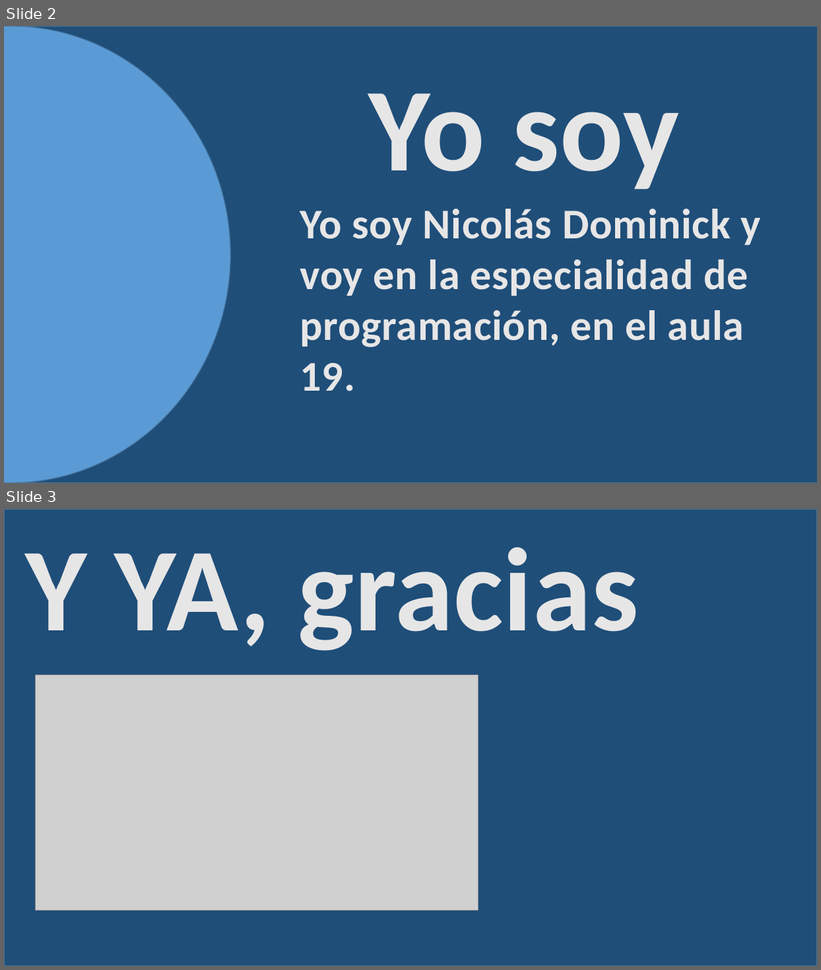
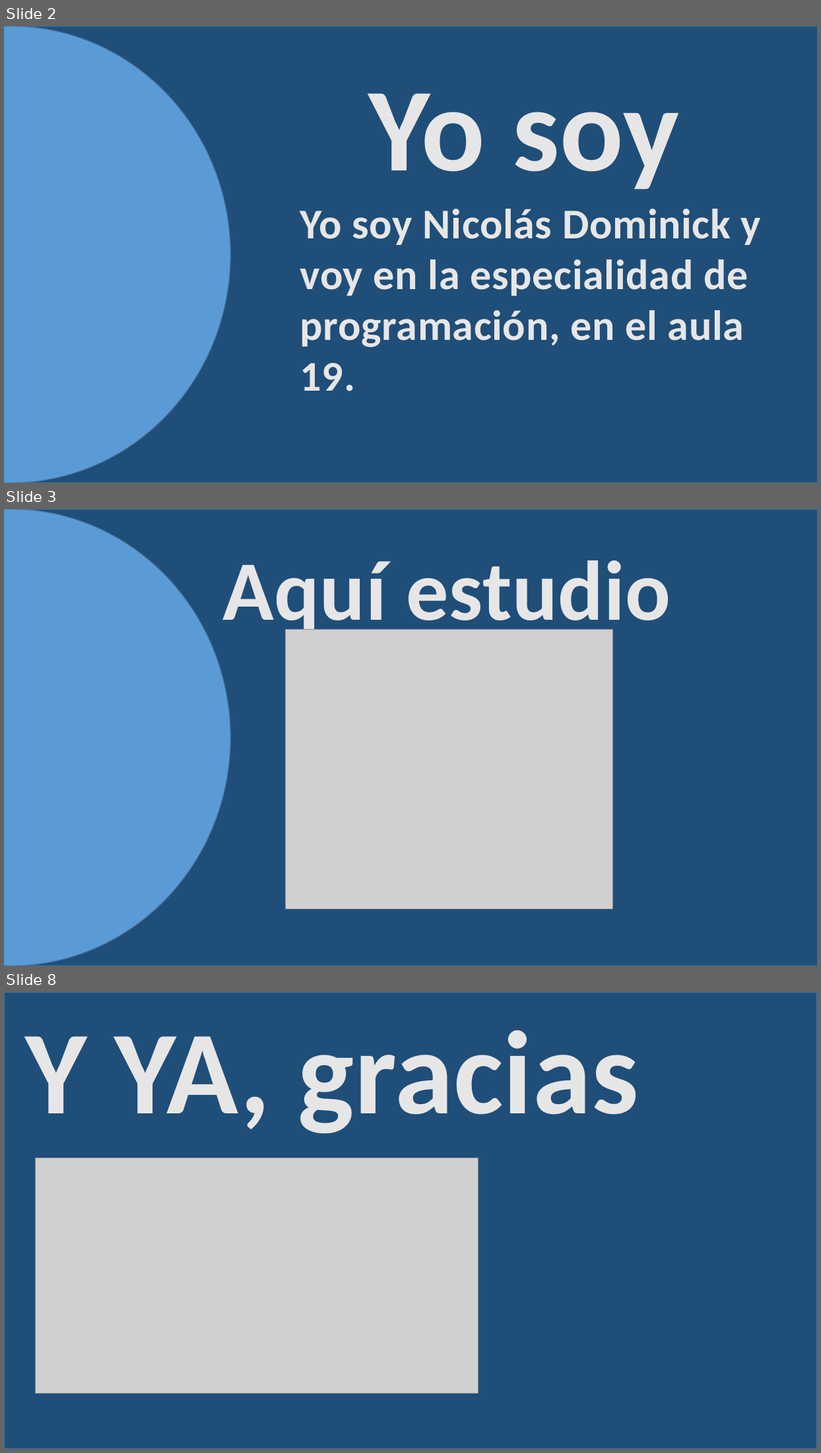
Before and after one commit to NicolasDVC2/culturadigitalII, a slide deck: Parcial 1/Practica2.pptx. Shown one above the other, each under a label of ours: slides 2 and 3 before the commit, slides 2, 3 and 8 after it; the slides between them are not shown. The pictures are 821x970 and 821x1453 pixels, drawn with LibreOffice and Linux fonts; fonts in the diff are those of the drawing; grey boxes stand for pictures. Boxes give left, top, right and bottom in pixels: in the first picture for what was removed or moved away, otherwise in the second. Text is boxed around its words. In the diff, an @@ line names an element or a change of style, - is before the commit and + after.

```diff
--- a/Parcial 1/Practica2.pptx
+++ b/Parcial 1/Practica2.pptx
@@ slide 3 added at box(4, 509, 817, 966), background #FFFFFF @@
@@ ellipse added at box(4, 509, 231, 966), fill #5B9BD5, outline #43739E 1 pt @@
@@ rectangle added at box(9, 509, 817, 966), fill #1F4E79, outline #43739E 1 pt @@
@@ text added at box(222, 560, 671, 640), 100 pt, text #E7E6E6, bold @@
+Aquí estudio
@@ picture added at box(286, 630, 613, 910) @@
@@ what was slide 3 is now slide 8 @@
```
Also in this commit, not shown: 4 other slides added.
